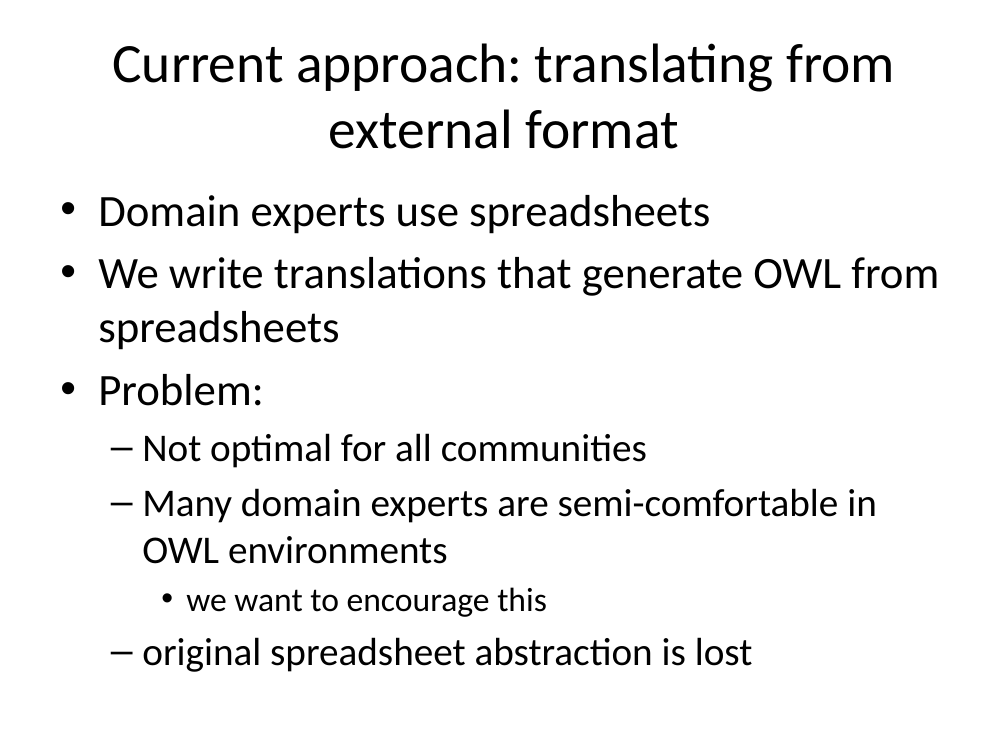
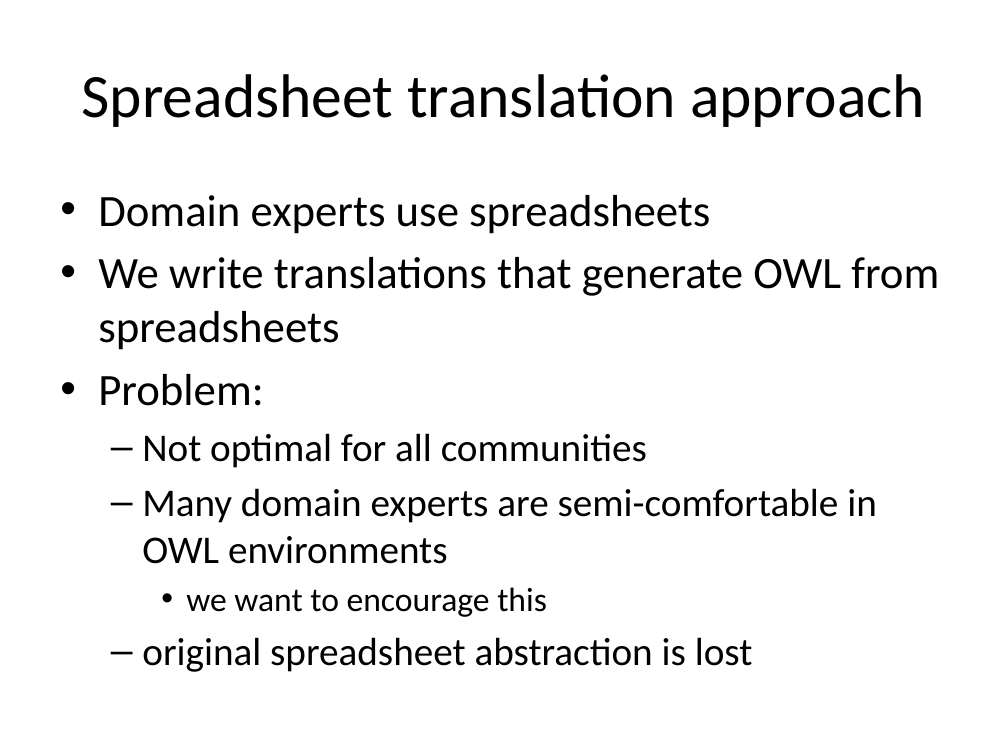
Before and after one commit to cmungall/obo2owl, a slide deck: slide 12 of papers/owled-macros-panel.pptx (slide 7 before the commit). Drawn at 1008x756 pixels with LibreOffice and Linux fonts; fonts in the diff are those of the drawing. Boxes give left, top, right and bottom in pixels: in the first picture for what was removed or moved away, otherwise in the second. Text is boxed around its words. In the diff, an @@ line names an element or a change of style, - is before the commit and + after.

```diff
--- a/papers/owled-macros-panel.pptx
+++ b/papers/owled-macros-panel.pptx
@@ title at (82, 74, 925, 127): text changed; size 39.6 to 44 pt @@
-Current approach: translating from external format
+Spreadsheet translation approach
```
Also in this commit, not shown: 9 other slides changed, 8 slides added.
